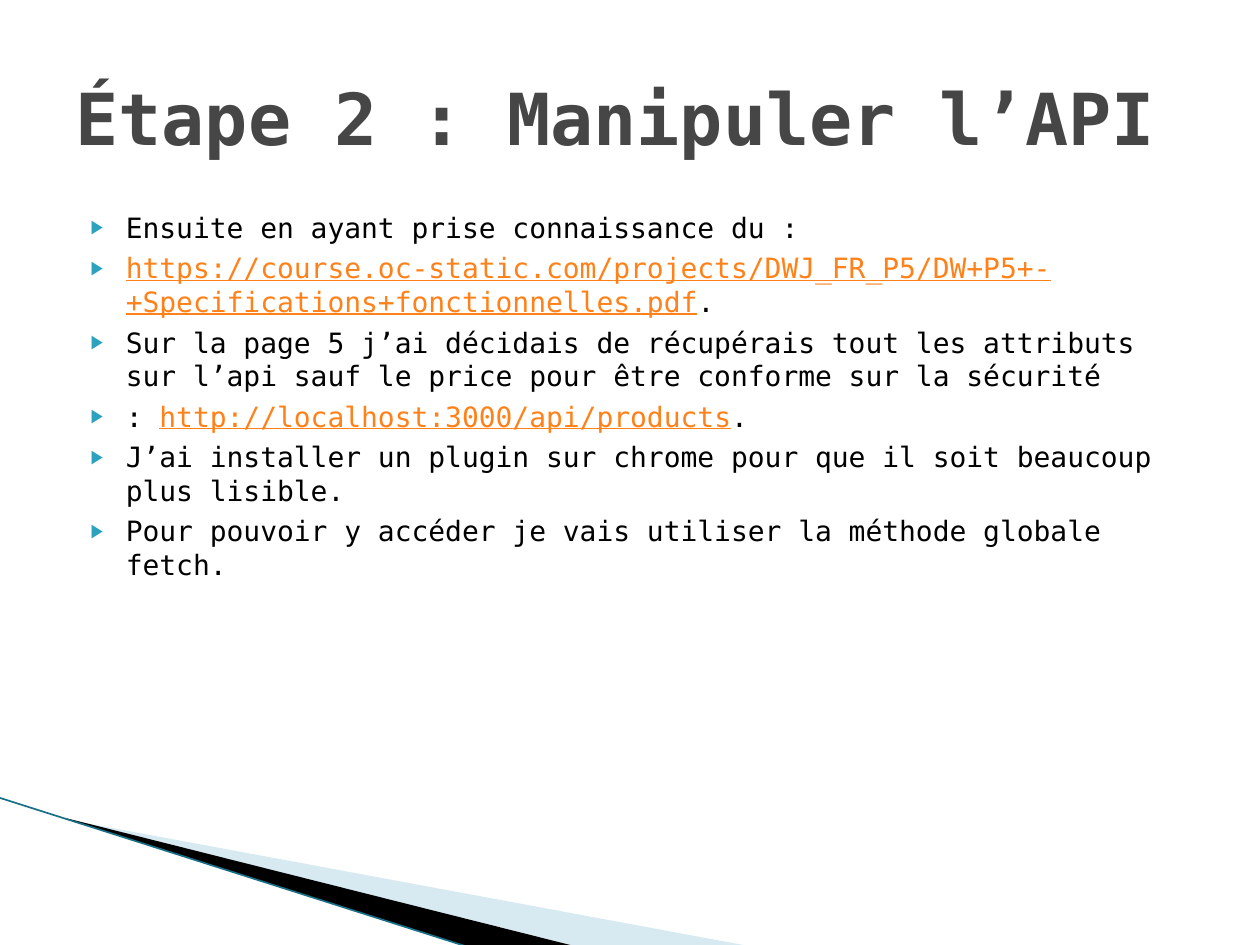
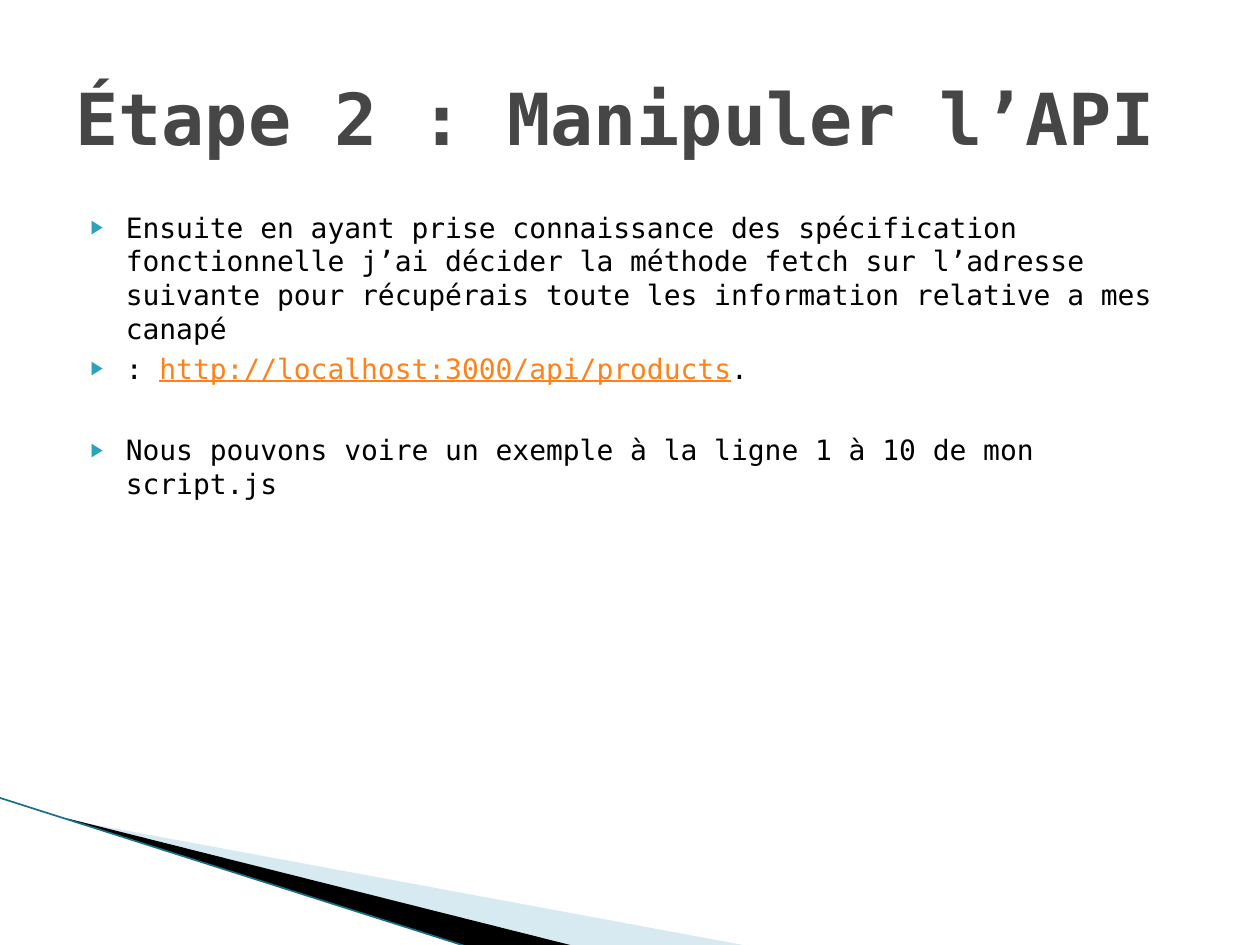
Before and after one commit to gwenaelgressier/GwenaelGressier_05_04042022, a slide deck: slide 4 of Nouveau Présentation Microsoft Office PowerPoint.pptx. Drawn at 1260x945 pixels with LibreOffice and Linux fonts; fonts in the diff are those of the drawing; background and template pictures are left out. Boxes give left, top, right and bottom in pixels: in the first picture for what was removed or moved away, otherwise in the second. Text is boxed around its words. In the diff, an @@ line names an element or a change of style, - is before the commit and + after.

```diff
--- a/Nouveau Présentation Microsoft Office PowerPoint.pptx
+++ b/Nouveau Présentation Microsoft Office PowerPoint.pptx
@@ text at (126, 215, 1151, 345): text changed @@
-▶ Ensuite en ayant prise connaissance du :
-▶ https://course.oc-static.com/projects/DWJ_FR_P5/DW+P5+-+Specifications+fonctionnelles.pdf.
-▶ Sur la page 5 j’ai décidais de récupérais tout les attributs sur l’api sauf le price pour être conforme sur la sécurité
+▶ Ensuite en ayant prise connaissance des spécification fonctionnelle j’ai décider la méthode fetch sur l’adresse suivante pour récupérais toute les information relative a mes canapé
@@ text at (126, 438, 1033, 500): text changed @@
-▶ J’ai installer un plugin sur chrome pour que il soit beaucoup plus lisible.
-▶ Pour pouvoir y accéder je vais utiliser la méthode globale fetch.
+▶ Nous pouvons voire un exemple à la ligne 1 à 10 de mon script.js
```
Also in this commit, not shown: 11 other slides changed, 3 other files.
